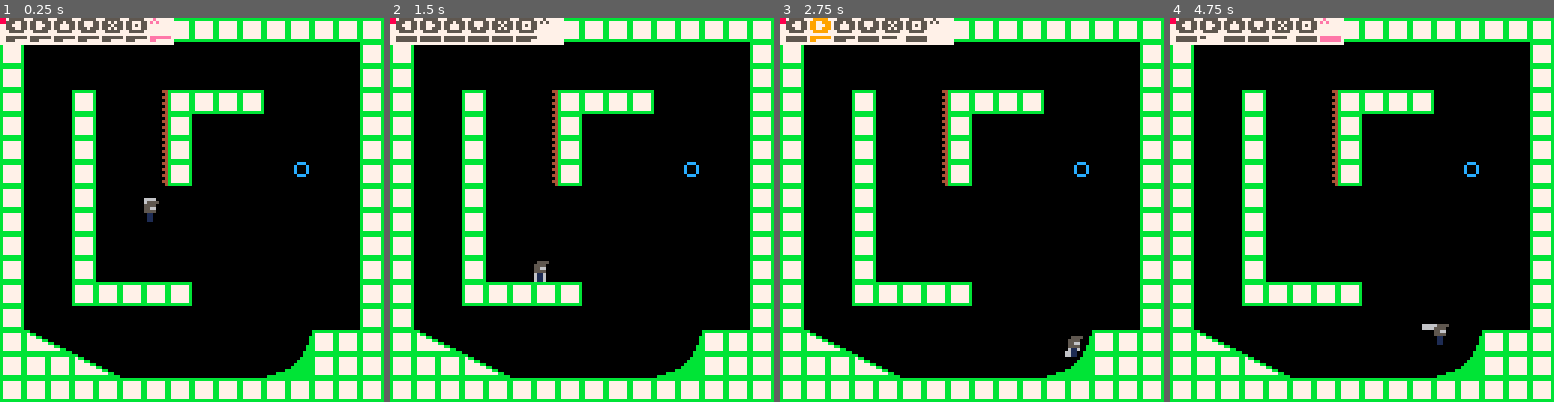
Above: before the commit, frames 1-4 (left to right).
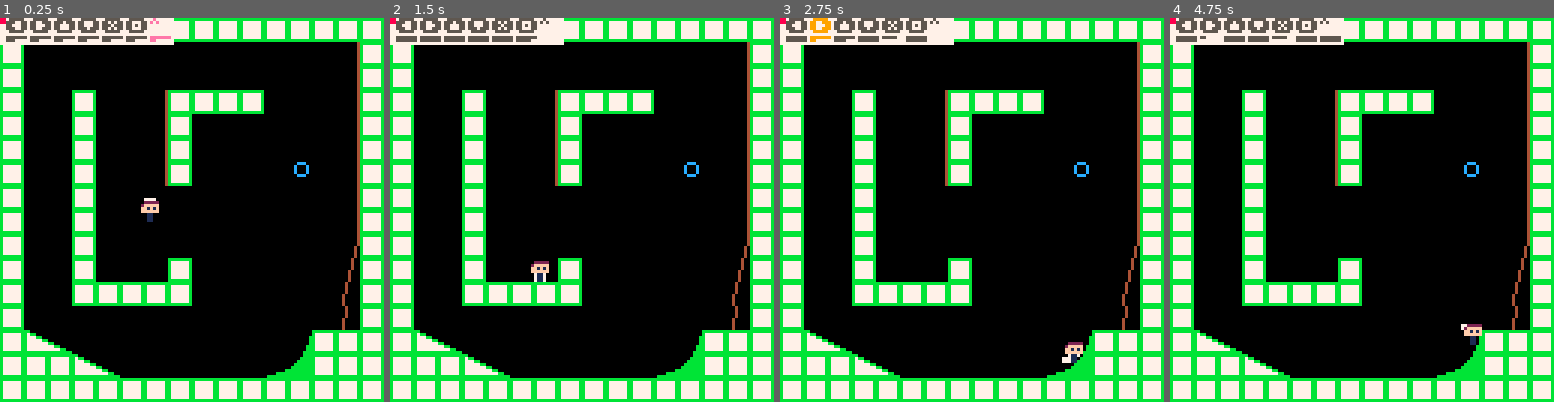
Above: after the commit, the same moments.

Repository: lemtzas/rocket-punk-pico8
Game: PICO-8 cartridge rpr.p8
The game is run twice, just before and just after one commit, with the same random seed, the same clock (stepped at 60 frames per second) and the same inputs.
Inputs:
- Up to frame 1 (0.25 s): no input
- Up to frame 2 (1.5 s): tap X (X key) at 0.33, 1.07 s; tap O (Z key) at 0.7 s
- Up to frame 3 (2.75 s): hold Right 1.6-2.1 s; tap O (Z key) at 1.7, 2.1, 2.5 s; tap X (X key) at 1.85 s; hold Up 2.15-2.42 s; hold Right from 2.47 s (still down)
- Up to frame 4 (4.75 s): tap O (Z key) every 0.4 s from 2.9 to 4.5 s; tap X (X key) at 2.97, 4.08 s; release Right at 3.03 s; hold Left 3.08-3.58 s; hold Down 3.63-3.97 s; hold Right 4.02-4.68 s; hold Up from 4.73 s (still down)

The runs differ from the first frame. In frame 1, 1.2% of the frame differs, in the area x 36-94%, y 6-82%; in frame 2, 1.3%; in frame 3, 1.3%; in frame 4, 1.6%, in the area x 39-94%, y 0-86%.

Commit message:
generalized raycast sampling

Diff:
--- a/rpr.p8
+++ b/rpr.p8
@@ -15,13 +15,14 @@
 --
 -- these should not be gibberish:
 -- ⬆️⬇️⬅️➡️❎🅾️
-local t = 0;     -- current time
+local t = 0      -- current time
 local p =              -- player
   { x = 50, y = 50,
     vx = 0, vy = 0,
     fy = 0, -- the lower wall
-    inair = false, air = 0 };
-local gravity = 5;
+    inair = false, air = 0,
+    prev_input = {}}
+local gravity = 5
 
 local missile_x, missile_y = 100,50
 
@@ -74,6 +75,15 @@
 function mpos()
   return stat"32", stat"33"
 end
+
+function ceil(x)
+  return -flr(-x)
+end
+
+function round(x)
+  return x % 1 <= 0.5 and flr(x) or ceil(x)
+end
+
 
 -- read button bitmask
 -- (1 = primary, 2 = secondary, 4 = middle)
@@ -157,9 +167,11 @@
 end
 
 function comp_gravity(o)
-  p.vy = mid(4, -4, p.vy + 0.4)
-  p.air = p.inair and p.air + 1 or 0
-  p.vx = p.vx * (p.inair and 0.95 or 0.8)
+  local v_factor = (o.slidel or o.slider) and o.vy > 0 and .1 or 1
+  local v_delta,v_max = 0.4*v_factor, 4*v_factor
+  o.vy = o.onladder and o.vy or  mid(v_max, -v_max, o.vy + v_delta)
+  o.air = o.inair and o.air + 1 or 0
+  o.vx = o.vx * (o.inair and 0.95 or 0.8)
 end
 
 function comp_init_movement()
@@ -195,30 +207,161 @@
   if o.inair and input.d then
     o.vy = o.vy + 0.5
   end
+
+  if o.onladder then
+    o.vy = (input.u and -1) or (input.d and 1) or 0
+    o.vx = o.vx + (o.slidel and -0.2 or o.slider and 0.2 or 0)
+  end
 end
 
 function comp_player_controls(o, input)
-  dump("input",input)
+  if o.inair then
+    o.jumptimer = (o.jumptimer or 0)+ 1
+  else
+    o.jumptimer = 0
+  end
+
+  o.can_jump = o.jumptimer < 10
+
+  dump("player",o)
+
   horizontal_controls(o,input)
   vertical_controls(o,input)
 
+  -- extract and slide input
+  local wants_to_jump = input.x and not o.prev_input.x
+  o.prev_input = input
+
   -- wall jumping
   if o.inair then
-   if o.onwalll and input.x and input.l then
+   if o.slidel and wants_to_jump then
     o.vy = -2.5
     o.vx =  3.5
    end
-   if o.onwallr and input.x and input.r then
+   if o.slider and wants_to_jump then
     o.vy = -2.5
     o.vx = -3.5
    end
   end
 
   -- straight jumping
-  if not o.inair and input.x then
+  if o.can_jump and wants_to_jump then
    o.inair = true
    o.vy = -5
   end
+end
+
+function collide(o)
+  local c = 0
+  -- down
+  _, o.fy, o.c_down = project_collision(o.x,o.y, o.x,o.y+128)
+  o.inair = o.fy > o.y + 4
+
+  if(o.fy < o.y + 4) then
+    o.vy = 0
+    o.y = o.fy-4
+    o.air = 0
+  end
+
+  -- up
+  _, o.cy, o.c_up = project_collision(o.x,o.y, o.x,o.y-128)
+
+  if(o.cy > o.y - 4) then
+    o.vy = 0
+    o.y = o.cy+4
+  end
+
+  -- right detection
+  for x=0,128 do
+    o.rw = o.x+x
+    c = pget(o.rw, o.y)
+    if(c != 0) then break end
+  end
+  o.c_right = c
+
+  -- right response
+  o.onwallr = false
+  if o.rw < o.x + o.vx + 3 then
+    o.x = o.rw - 3
+    o.vx = 0
+    o.onwallr = true
+    o.slider = true
+  end
+  o.slider = o.rw < o.x + o.vx + 4
+
+  -- left detection
+  for x=0,128 do
+    o.lw = o.x-x
+    c = pget(o.lw, o.y)
+    if(c != 0) then break end
+  end
+  o.c_left = c
+
+  -- left response
+  o.onwalll = false
+  if o.lw > o.x + o.vx - 4 then
+    o.x = o.lw + 4
+    o.vx = 0
+    o.onwalll = true
+    o.slidel = true
+  end
+  o.slidel = o.lw > o.x + o.vx - 5
+
+  o.onladder = (o.slidel and o.c_left == 4) or (o.slider and o.c_right == 4)
+end
+
+function line_p(x1,y1, x2,y2)
+  local dx,dy = x2-x1, y2-y1
+  local slope = dy/dx
+  local points = {}
+  if dx == 0 then
+    for y=y1,y2,sgn(dy) do
+      add(points,{x=x1, y=y})
+    end
+  elseif dy == 0 then
+    for x=x1,x2,sgn(dx) do
+      add(points,{x=x, y=y1})
+    end
+  elseif abs(slope) <= 1 then
+    for i=0,dx,sgn(dx) do
+      add(points, {x=x1+i, y=y1+round(slope*i)})
+    end
+  else
+    slope = 1 / slope
+    for i=0,dy,sgn(dy) do
+      add(points, {x=x1+round(slope*i), y=y1+i})
+    end
+  end
+
+  return points
+end
+
+function line_p_draw(x1,y1, x2,y2, col)
+  local points = line_p(x1,y1, x2,y2)
+  for p in all(points) do
+    pset(p.x, p.y, col or 8)
+  end
+end
+
+function line_p_get(x1,y1, x2,y2)
+  local points = line_p(x1,y1, x2,y2)
+  for k,p in pairs(points) do
+    points[k].col = pget(p.x, p.y)
+  end
+
+  return points
+end
+
+function project_collision(x1,y1, x2,y2)
+  local points = line_p_get(x1,y1, x2,y2)
+  for i=1,#points do
+    local p = points[i]
+    if p.col ~= 0 then
+      return p.x, p.y, p.col
+    end
+  end
+
+  return x2, y2, false
 end
 
 function _update()
@@ -241,67 +384,8 @@
     x = btn"4",
     o = btn"5"
   })
-end----- end callback: update --
-
-function collide(o)
-  -- down
-  for y=0,128 do
-    o.fy = o.y+y
-    c = pget(o.x, o.fy)
-    if(c != 0) then break end
-  end
-
-  o.inair = o.fy > o.y + 4
-
-  if(o.fy < o.y + 4) then
-    o.vy = 0
-    o.y = o.fy-4
-    o.air = 0
-  end
-  -- up
-  for y=0,128 do
-    o.cy = o.y-y
-    c = pget(o.x, o.cy)
-    if(c != 0) then break end
-  end
-
-  if(o.cy > o.y - 4) then
-    o.vy = 0
-    o.y = o.cy+4
-  end
-
-  -- right detection
-  for x=0,128 do
-    o.rw = o.x+x
-    c = pget(o.rw, o.y)
-    if(c != 0) then break end
-  end
-
-  -- right response
-  o.onwallr = false
-  if o.rw < o.x + o.vx + 4 then
-    o.x = o.rw - 4
-    o.onwallr = true
-  end
-
-  -- left detection
-  for x=0,128 do
-    o.lw = o.x-x
-    c = pget(o.lw, o.y)
-    if(c != 0) then break end
-  end
-
-  -- left response
-  o.onwalll = false
-  if o.lw > o.x + o.vx - 4 then
-    o.x = o.lw + 4
-    o.onwalll = true
-  end
-end
-
-
---------------------------------
--------------- callback: draw --
+end
+
 function _draw()
 
   cls(); rect(0,0,127,127,1)
@@ -319,10 +403,10 @@
     mid(p.y-4,py1,p.y+4),
     mid(p.x-2,px2,p.x+2),
     mid(p.y-2,py2,p.y+2)
-  spr(17, px1-4, py1-4, 1, 1, p.vx < 0)
-  spr(17, px2-4, py2-4, 1, 1, p.vx < 0)
-  spr(17, px3-4, py3-4, 1, 1, p.vx < 0)
-  spr(16, p.x-4, p.y-4, 1, 1, p.vx < 0)
+  spr(5, px1-4, py1-4, 1, 1, p.vx < 0)
+  spr(5, px2-4, py2-4, 1, 1, p.vx < 0)
+  spr(5, px3-4, py3-4, 1, 1, p.vx < 0)
+  spr(0, p.x-4, p.y-4, 1, 1, p.vx < 0)
   -- line(p.x-1,p.y+2, p.x-4, p.y+7, 15)
   -- line(p.x-1,p.y+2, p.x+4, p.y+7, 15)
   -- line(p.x-1,p.y+2, p.x-4, p.y, 15)
@@ -528,18 +612,18 @@
 0000000000000000000000000000000000000000000000000000000000000000000000000000000000000000000000000000000000000000000000000000000000000000000000000000000000000000000000000000000000000000000000000000000000000000000000000000000000000000000000000000000000000000
 __map__
 0909090909090909090909090909090900000000000000000000000000000000000000000000000000000000000000000000000000000000000000000000000000000000000000000000000000000000000000000000000000000000000000000000000000000000000000000000000000000000000000000000000000000000
-0900000000000000000000000000000900000000000000000000000000000000000000000000000000000000000000000000000000000000000000000000000000000000000000000000000000000000000000000000000000000000000000000000000000000000000000000000000000000000000000000000000000000000
-0900000000000000000000000000000900000000000000000000000000000000000000000000000000000000000000000000000000000000000000000000000000000000000000000000000000000000000000000000000000000000000000000000000000000000000000000000000000000000000000000000000000000000
-0900000900000809090909000000000900000000000000000000000000000000000000000000000000000000000000000000000000000000000000000000000000000000000000000000000000000000000000000000000000000000000000000000000000000000000000000000000000000000000000000000000000000000
-0900000900000809050505000000000900000000000000000000000000000000000000000000000000000000000000000000000000000000000000000000000000000000000000000000000000000000000000000000000000000000000000000000000000000000000000000000000000000000000000000000000000000000
-0900000900000809000000000000000900000000000000000000000000000000000000000000000000000000000000000000000000000000000000000000000000000000000000000000000000000000000000000000000000000000000000000000000000000000000000000000000000000000000000000000000000000000
-0905000905050809000505000000000900000000000000000000000000000000000000000000000000000000000000000000000000000000000000000000000000000000000000000000000000000000000000000000000000000000000000000000000000000000000000000000000000000000000000000000000000000000
-0904000904040404040404040400000900000000000000000000000000000000000000000000000000000000000000000000000000000000000000000000000000000000000000000000000000000000000000000000000000000000000000000000000000000000000000000000000000000000000000000000000000000000
-0900000900000000000000000000000900000000000000000000000000000000000000000000000000000000000000000000000000000000000000000000000000000000000000000000000000000000000000000000000000000000000000000000000000000000000000000000000000000000000000000000000000000000
-0900000900000000000000000000000900000000000000000000000000000000000000000000000000000000000000000000000000000000000000000000000000000000000000000000000000000000000000000000000000000000000000000000000000000000000000000000000000000000000000000000000000000000
-0900000900000000000000000000000900000000000000000000000000000000000000000000000000000000000000000000000000000000000000000000000000000000000000000000000000000000000000000000000000000000000000000000000000000000000000000000000000000000000000000000000000000000
-0900000909090909000000000000000900000000000000000000000000000000000000000000000000000000000000000000000000000000000000000000000000000000000000000000000000000000000000000000000000000000000000000000000000000000000000000000000000000000000000000000000000000000
-0900000000000000001800000000000900000000000000000000000000000000000000000000000000000000000000000000000000000000000000000000000000000000000000000000000000000000000000000000000000000000000000000000000000000000000000000000000000000000000000000000000000000000
+0900000000000000000000000000080900000000000000000000000000000000000000000000000000000000000000000000000000000000000000000000000000000000000000000000000000000000000000000000000000000000000000000000000000000000000000000000000000000000000000000000000000000000
+0900000000000000000000000000080900000000000000000000000000000000000000000000000000000000000000000000000000000000000000000000000000000000000000000000000000000000000000000000000000000000000000000000000000000000000000000000000000000000000000000000000000000000
+0900000900000809090909000000080900000000000000000000000000000000000000000000000000000000000000000000000000000000000000000000000000000000000000000000000000000000000000000000000000000000000000000000000000000000000000000000000000000000000000000000000000000000
+0900000900000809000000000000080900000000000000000000000000000000000000000000000000000000000000000000000000000000000000000000000000000000000000000000000000000000000000000000000000000000000000000000000000000000000000000000000000000000000000000000000000000000
+0900000900000809000000000000080900000000000000000000000000000000000000000000000000000000000000000000000000000000000000000000000000000000000000000000000000000000000000000000000000000000000000000000000000000000000000000000000000000000000000000000000000000000
+0900000900000809000000000000080900000000000000000000000000000000000000000000000000000000000000000000000000000000000000000000000000000000000000000000000000000000000000000000000000000000000000000000000000000000000000000000000000000000000000000000000000000000
+0904000904040000040000040400080900000000000000000000000000000000000000000000000000000000000000000000000000000000000000000000000000000000000000000000000000000000000000000000000000000000000000000000000000000000000000000000000000000000000000000000000000000000
+0900000900000000000000000000080900000000000000000000000000000000000000000000000000000000000000000000000000000000000000000000000000000000000000000000000000000000000000000000000000000000000000000000000000000000000000000000000000000000000000000000000000000000
+0900000900000000000000141516170900000000000000000000000000000000000000000000000000000000000000000000000000000000000000000000000000000000000000000000000000000000000000000000000000000000000000000000000000000000000000000000000000000000000000000000000000000000
+0900000900000009000000242526270900000000000000000000000000000000000000000000000000000000000000000000000000000000000000000000000000000000000000000000000000000000000000000000000000000000000000000000000000000000000000000000000000000000000000000000000000000000
+0900000909090909000000343536370900000000000000000000000000000000000000000000000000000000000000000000000000000000000000000000000000000000000000000000000000000000000000000000000000000000000000000000000000000000000000000000000000000000000000000000000000000000
+0900000000000000001800444546370900000000000000000000000000000000000000000000000000000000000000000000000000000000000000000000000000000000000000000000000000000000000000000000000000000000000000000000000000000000000000000000000000000000000000000000000000000000
 090c0d0000000000000000001909090900000000000000000000000000000000000000000000000000000000000000000000000000000000000000000000000000000000000000000000000000000000000000000000000000000000000000000000000000000000000000000000000000000000000000000000000000000000
 0909090c0d000000000000282909090900000000000000000000000000000000000000000000000000000000000000000000000000000000000000000000000000000000000000000000000000000000000000000000000000000000000000000000000000000000000000000000000000000000000000000000000000000000
 0909090909090909090909090909090900000000000000000000000000000000000000000000000000000000000000000000000000000000000000000000000000000000000000000000000000000000000000000000000000000000000000000000000000000000000000000000000000000000000000000000000000000000
Not shown, changed: 32 lines of the sprite sheet (__gfx__) section of rpr.p8
